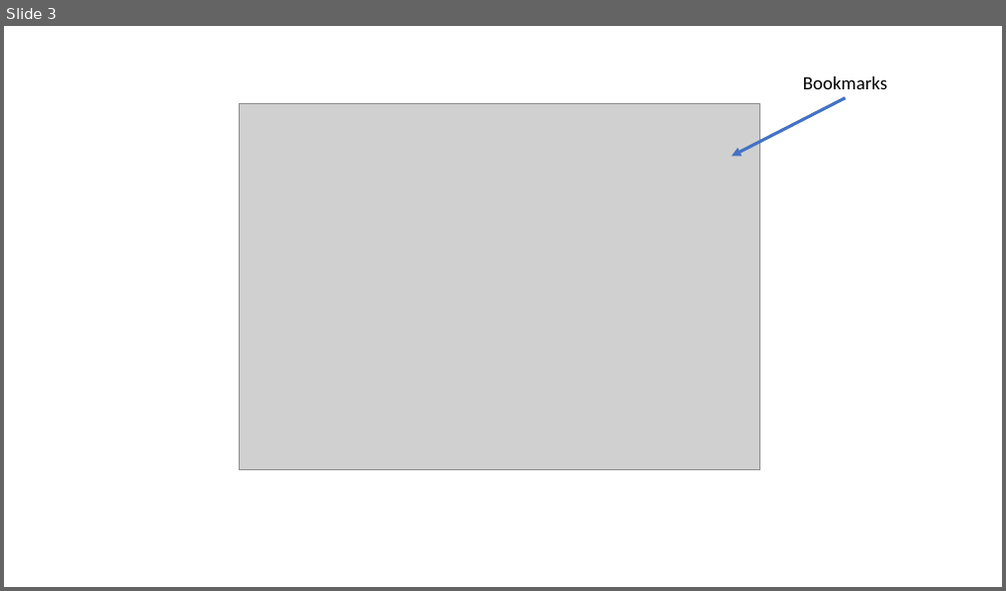
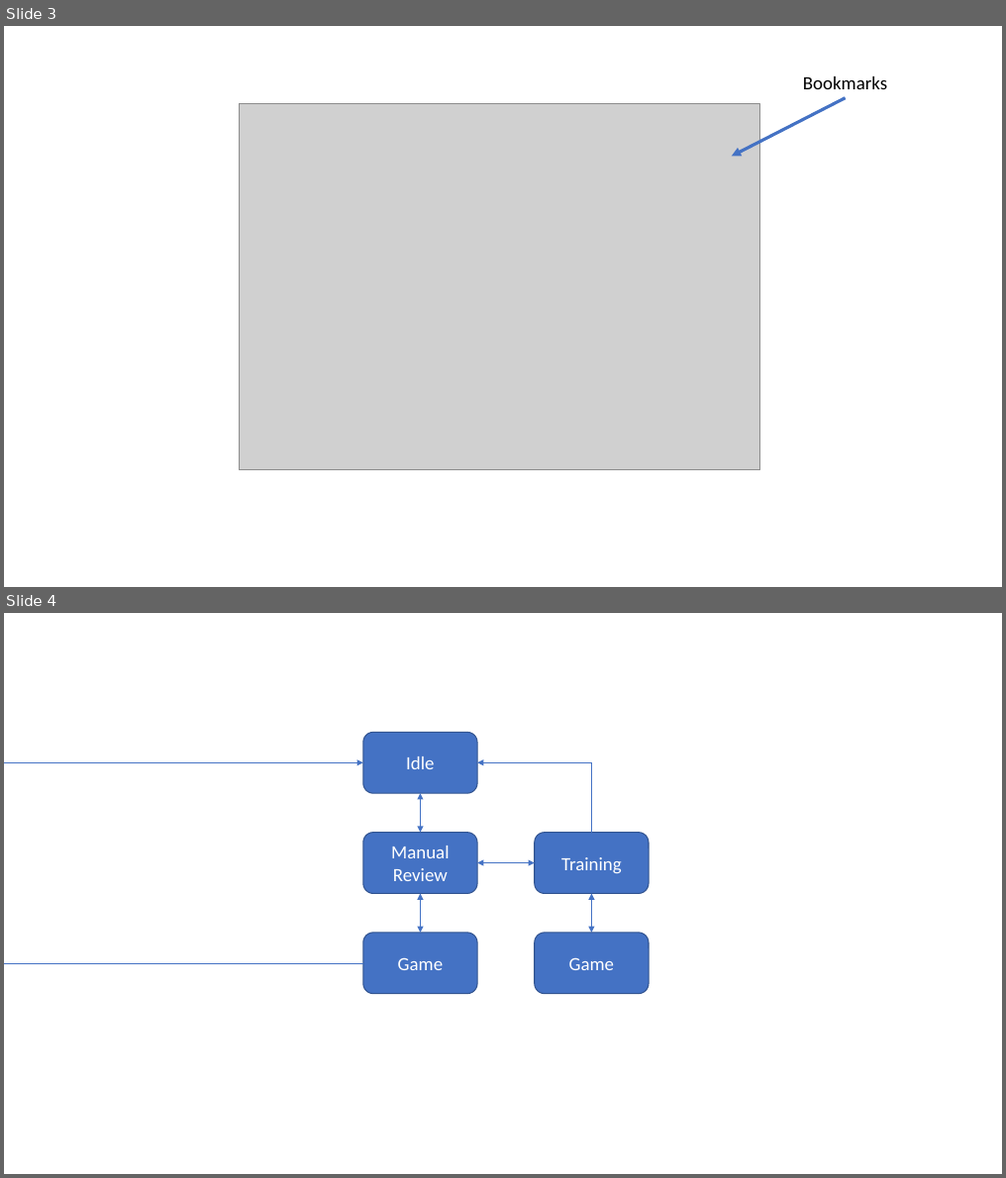
Before and after one commit to czbar/ChessForge, a slide deck: Documentation/MainScreen.pptx. Shown one above the other, each under a label of ours: slide 3 before the commit, slides 3 and 4 after it. The pictures are 1006x591 and 1006x1178 pixels, drawn with LibreOffice and Linux fonts; fonts in the diff are those of the drawing; grey boxes stand for pictures. Boxes give left, top, right and bottom in pixels: in the first picture for what was removed or moved away, otherwise in the second. Text is boxed around its words. In the diff, an @@ line names an element or a change of style, - is before the commit and + after.

```diff
--- a/Documentation/MainScreen.pptx
+++ b/Documentation/MainScreen.pptx
@@ slide 4 added at (4,613,1002,1174), background #FFFFFF @@
@@ rounded rectangle added at (363,732,478,793), fill #4472C4, outline #325491 1 pt, 18 pt, text #FFFFFF @@
+Idle
@@ elbow arrow added from (363, 963) to (363, 762), #4472C4 0.5 pt @@
@@ elbow arrow added from (592, 833) to (477, 762), #4472C4 0.5 pt @@
@@ double arrow added from (420, 793) to (420, 833), #4472C4 0.5 pt @@
@@ rounded rectangle added at (363,833,478,894), fill #4472C4, outline #325491 1 pt, 18 pt, text #FFFFFF @@
+Manual Review
@@ rounded rectangle added at (535,833,649,894), fill #4472C4, outline #325491 1 pt, 18 pt, text #FFFFFF @@
+Training
@@ double arrow added from (477, 863) to (535, 863), #4472C4 0.5 pt @@
@@ double arrow added from (420, 894) to (420, 933), #4472C4 0.5 pt @@
@@ double arrow added from (592, 894) to (592, 933), #4472C4 0.5 pt @@
@@ rounded rectangle added at (363,933,478,994), fill #4472C4, outline #325491 1 pt, 18 pt, text #FFFFFF @@
+Game
@@ rounded rectangle added at (535,933,649,994), fill #4472C4, outline #325491 1 pt, 18 pt, text #FFFFFF @@
+Game
```
